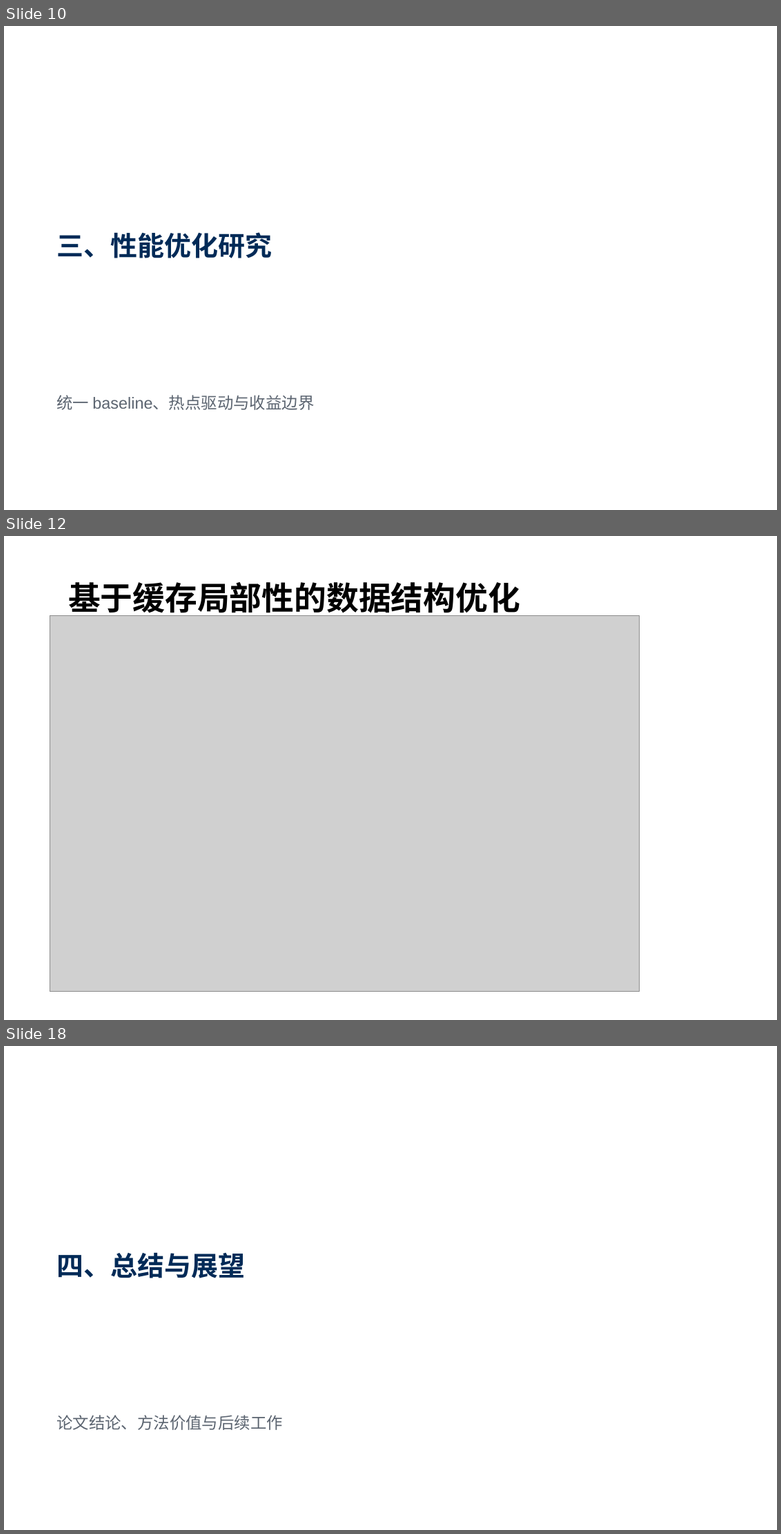
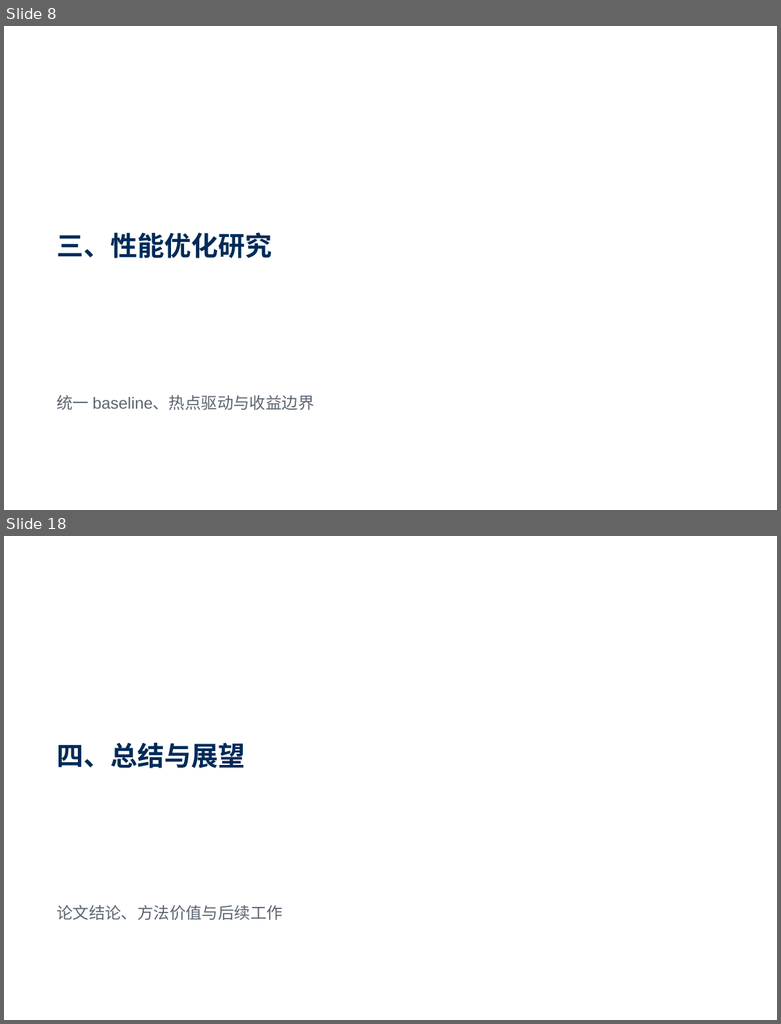
Before and after one commit to YancyReal/ucas-master, a slide deck: PPT/鄢玺毕业答辩.pptx. Shown one above the other, each under a label of ours: slides 10, 12 and 18 before the commit, slides 8 and 18 after it; the slides between them are not shown. The pictures are 781x1534 and 781x1024 pixels, drawn with LibreOffice and Linux fonts; fonts in the diff are those of the drawing; grey boxes stand for pictures; background and template pictures are left out. Boxes give left, top, right and bottom in pixels: in the first picture for what was removed or moved away, otherwise in the second. Text is boxed around its words. In the diff, an @@ line names an element or a change of style, - is before the commit and + after.

```diff
--- a/PPT/鄢玺毕业答辩.pptx
+++ b/PPT/鄢玺毕业答辩.pptx
@@ slide 12 removed at <box>4,536,777,1020</box>, background picture (left out) @@
@@ title removed at <box>68,582,520,618</box> @@
-基于缓存局部性的数据结构优化
@@ picture removed at <box>50,615,639,992</box> @@
@@ what was slide 10 is now slide 8 @@
```
Also in this commit, not shown: 2 slides changed, 14 slides added, 12 other slides removed, 35 other files.
